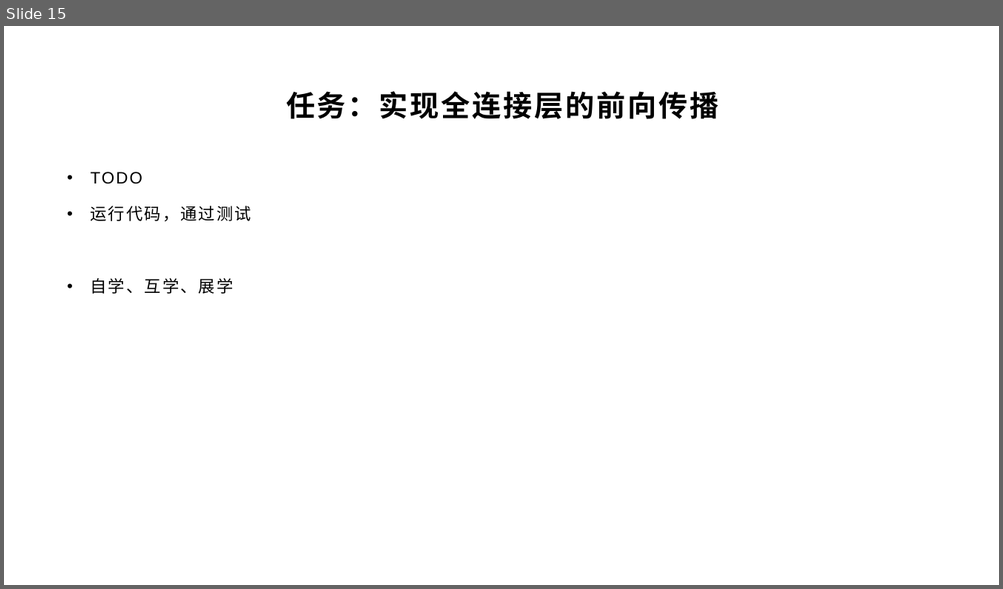
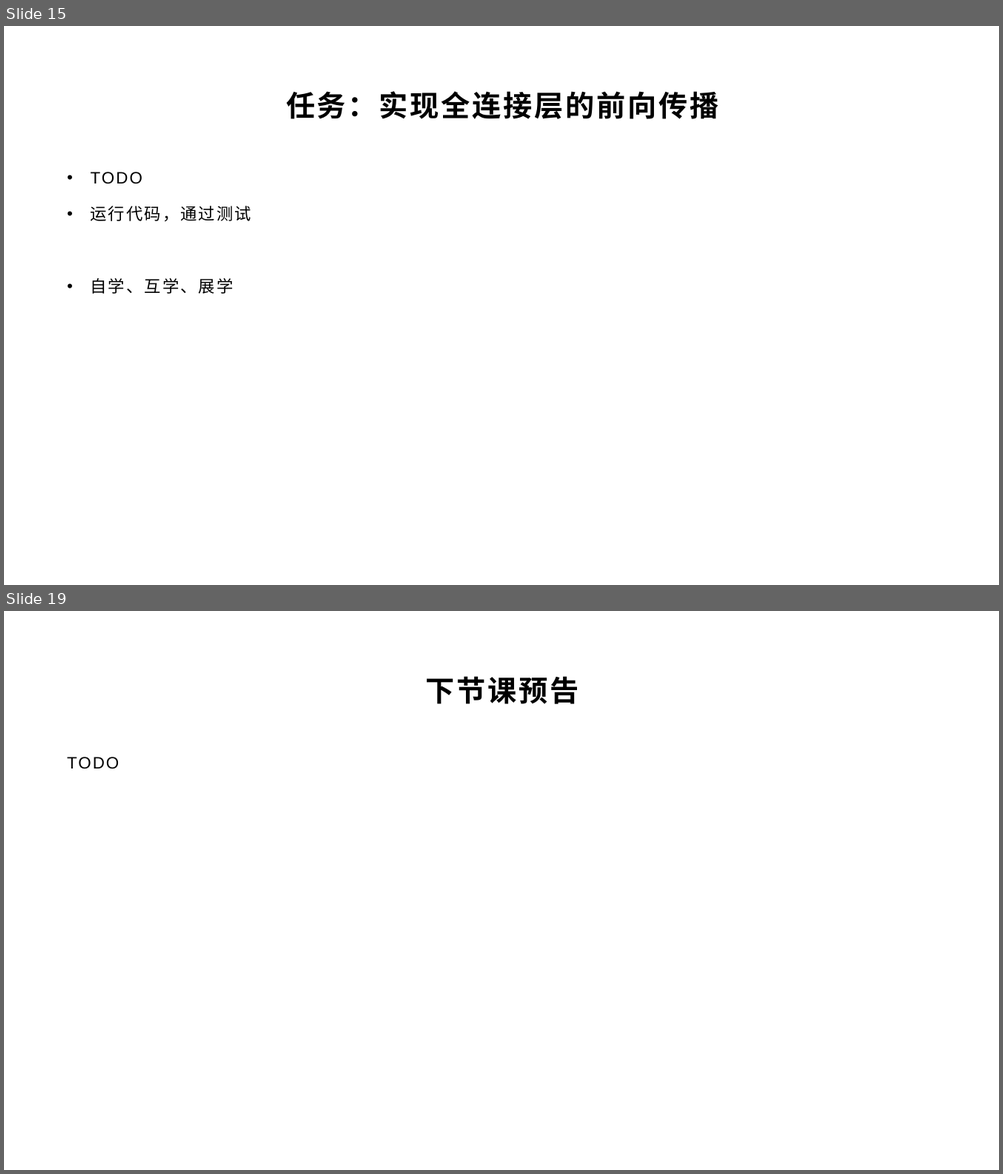
Before and after one commit to yyc-git/DeepLearningEdu, a slide deck: lessons/3_derivation/ppt/全连接层的前向和后向传播推导.pptx. Shown one above the other, each under a label of ours: slide 15 before the commit, slides 15 and 19 after it; the slides between them are not shown. The pictures are 1003x589 and 1003x1174 pixels, drawn with LibreOffice and Linux fonts; fonts in the diff are those of the drawing; background and template pictures are left out. Boxes give left, top, right and bottom in pixels: in the first picture for what was removed or moved away, otherwise in the second. Text is boxed around its words. In the diff, an @@ line names an element or a change of style, - is before the commit and + after.

```diff
--- a/lessons/3_derivation/ppt/全连接层的前向和后向传播推导.pptx
+++ b/lessons/3_derivation/ppt/全连接层的前向和后向传播推导.pptx
@@ slide 19 added at [4, 611, 999, 1170], background picture (left out) @@
@@ title added at [426, 676, 579, 704], 28 pt, text #000000, bold @@
+下节课预告
@@ text added at [67, 757, 119, 769], 16 pt, text #000000 @@
+TODO
```
Also in this commit, not shown: 4 slides changed, 3 other slides added, 32 other files.
